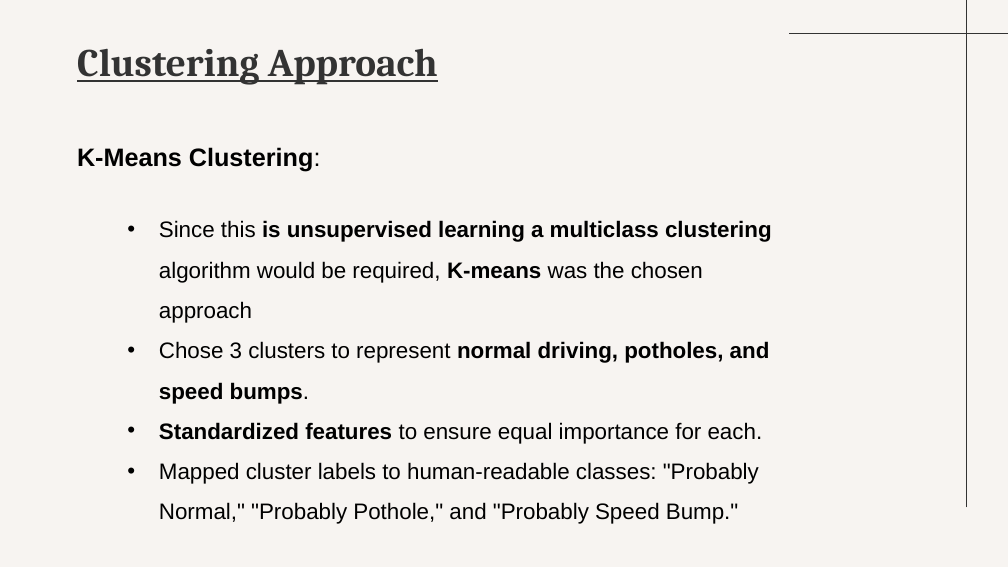
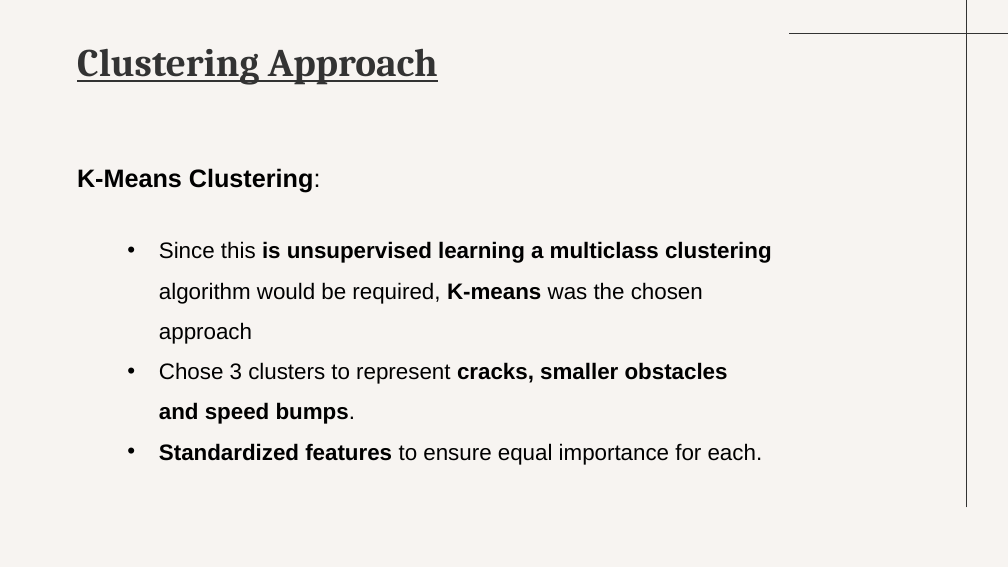
Before and after one commit to vedant-shah/Detect_obstacles_in_roads, a slide deck: slide 16 of Vedant_Shah/Detection_of_Obstacles_on_Roads.pptx (slide 10 before the commit). Drawn at 1008x567 pixels with LibreOffice and Linux fonts; fonts in the diff are those of the drawing. Boxes give left, top, right and bottom in pixels: in the first picture for what was removed or moved away, otherwise in the second. Text is boxed around its words. In the diff, an @@ line names an element or a change of style, - is before the commit and + after.

Commit message:
modified approach

```diff
--- a/Vedant_Shah/Detection_of_Obstacles_on_Roads.pptx
+++ b/Vedant_Shah/Detection_of_Obstacles_on_Roads.pptx
@@ text "K-Means Clustering:": place and size @@
-text "K-Means Clustering:" at <box>77,147,772,524</box>
+text "K-Means Clustering:" at <box>77,168,772,465</box>
@@ text at <box>159,362,728,424</box>: text changed @@
-  • Chose 3 clusters to represent normal driving, potholes, and speed bumps.
+  • Chose 3 clusters to represent cracks, smaller obstacles and speed bumps.
@@ text at <box>159,462,759,524</box>: paragraph removed @@
-  • Mapped cluster labels to human-readable classes: "Probably Normal," "Probably Pothole," and "Probably Speed Bump."
```
Also in this commit, not shown: 1 other slide changed, 13 slides added, 4 slides removed, 6 other files.
